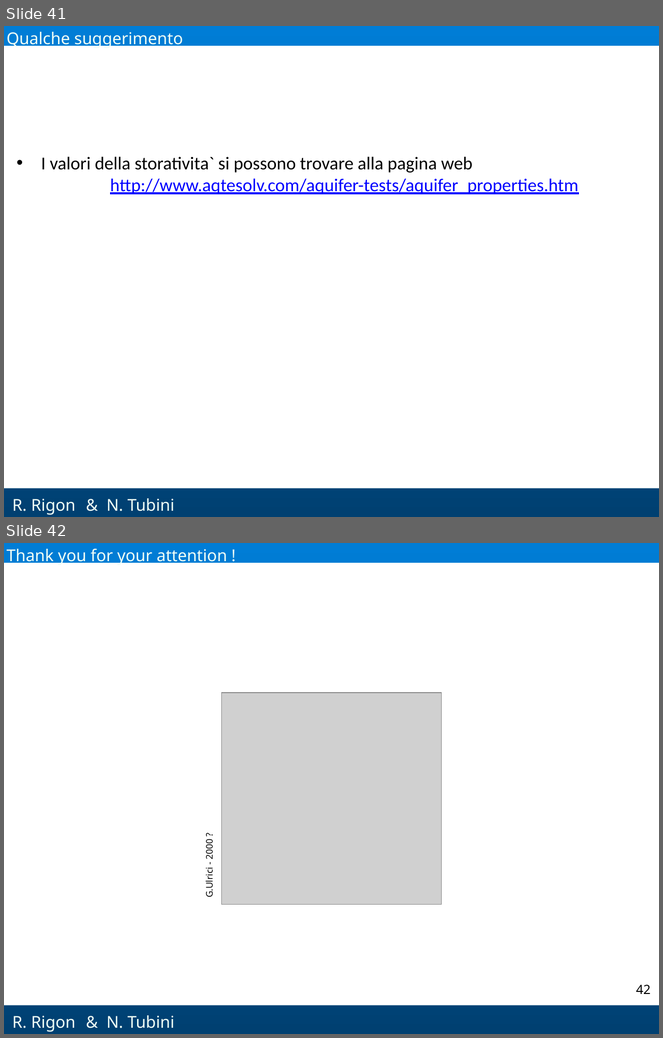
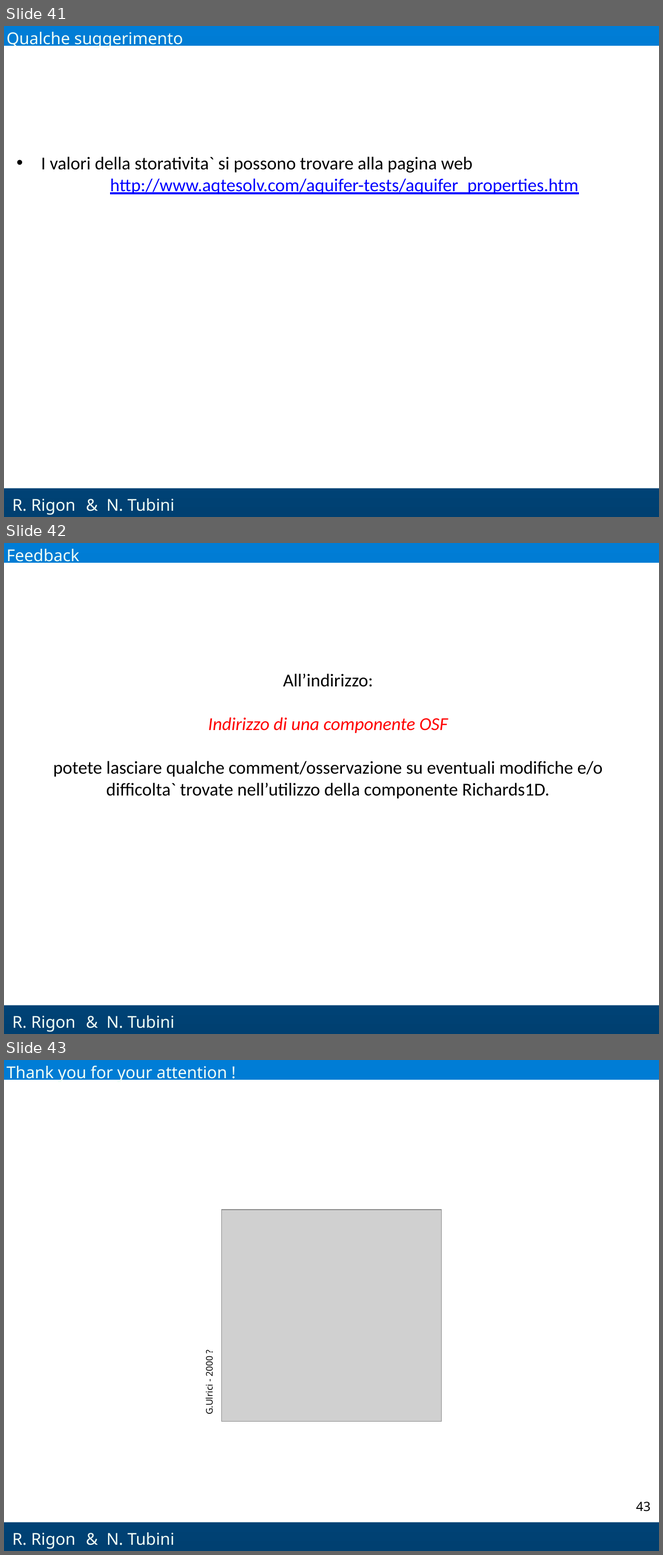
Before and after one commit to GEOframeOMSProjects/OMS_Project_Richards1D, a slide deck: Materials/Richards_English.pptx. Shown one above the other, each under a label of ours: slides 41 and 42 before the commit, slides 41, 42 and 43 after it. The pictures are 663x1038 and 663x1555 pixels, drawn with LibreOffice and Linux fonts; fonts in the diff are those of the drawing; grey boxes stand for pictures; background and template pictures are left out. Boxes give left, top, right and bottom in pixels: in the first picture for what was removed or moved away, otherwise in the second. Text is boxed around its words. In the diff, an @@ line names an element or a change of style, - is before the commit and + after.

Commit message:
Added a slide

```diff
--- a/Materials/Richards_English.pptx
+++ b/Materials/Richards_English.pptx
@@ slide 42 added at box(4, 543, 659, 1034), background gradient #007DD6 to #004071; not listed: 2 template elements that a slide beside it also shows @@
@@ text added at box(7, 549, 79, 565), 18 pt, text #F1FEF6 @@
+Feedback
@@ text added at box(53, 674, 603, 799), 20 pt, text #000000 @@
+All’indirizzo:
+Indirizzo di una componente OSF
+potete lasciare qualche comment/osservazione su eventuali modifiche e/o difficolta` trovate nell’utilizzo della componente Richards1D.
@@ text added at box(106, 1016, 175, 1029), 18 pt, text #F1FEF6 @@
+& N. Tubini
@@ what was slide 42 is now slide 43 @@
@@ page number at box(636, 1502, 651, 1512): text changed @@
-42
+43
```
